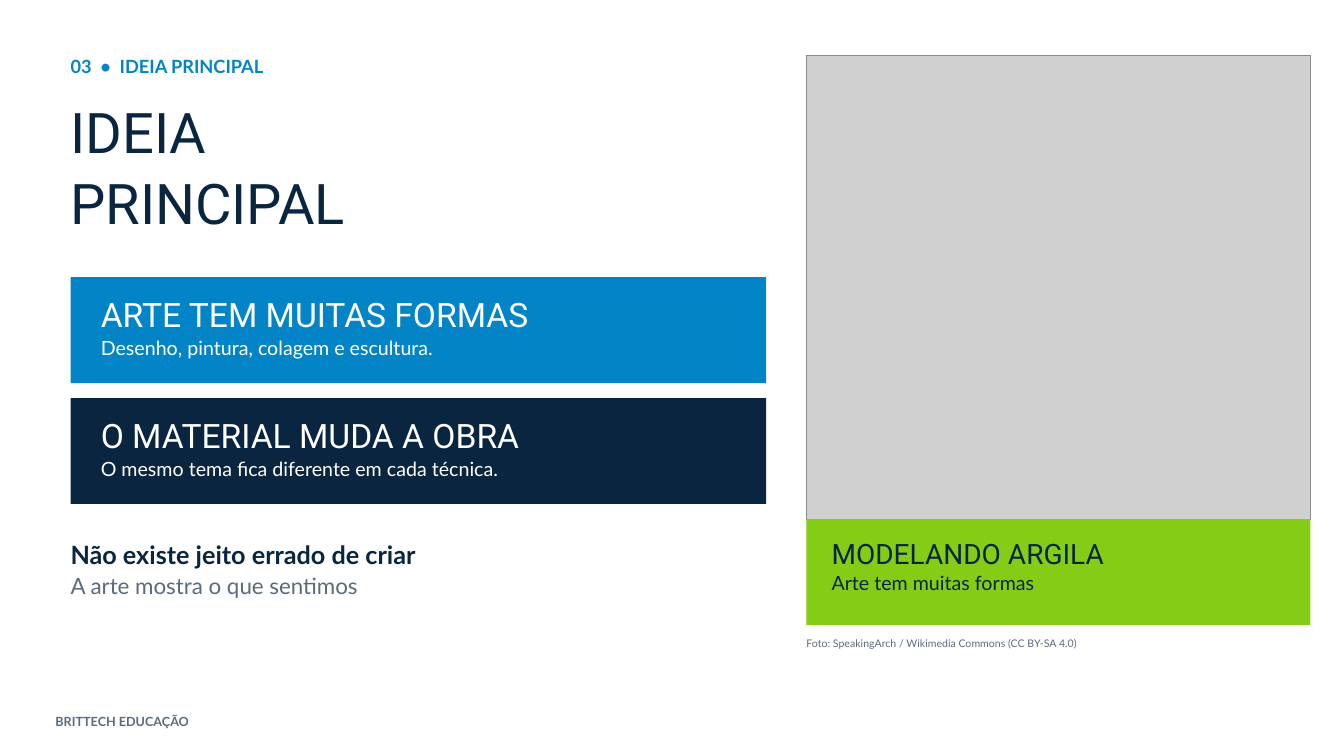
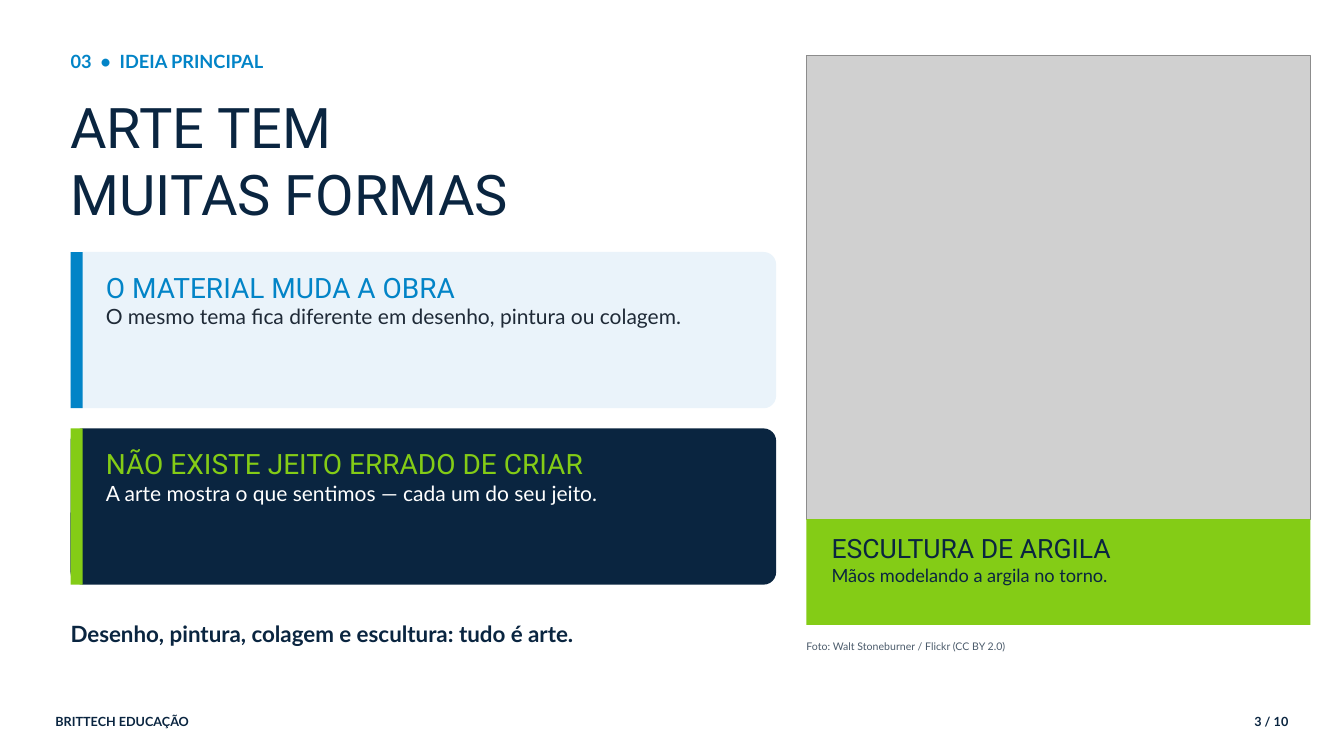
Before and after one commit to thiagollipe-web/brittech-educacao-aulas, a slide deck: slide 3 of fundamental-1/arte-1ano-formas-expressao-artistica.pptx. Drawn at 1344x756 pixels with LibreOffice and Linux fonts; fonts in the diff are those of the drawing; grey boxes stand for pictures. Boxes give left, top, right and bottom in pixels: in the first picture for what was removed or moved away, otherwise in the second. Text is boxed around its words. In the diff, an @@ line names an element or a change of style, - is before the commit and + after.

```diff
--- a/fundamental-1/arte-1ano-formas-expressao-artistica.pptx
+++ b/fundamental-1/arte-1ano-formas-expressao-artistica.pptx
@@ text "03 • IDEIA PRINCIPAL" at [71,54,263,68]: less space between paragraphs @@
@@ text at [71,108,508,216]: text changed; size 14 to 40 pt; font Lato to Roboto @@
-MODELANDO ARGILA
-Arte tem muitas formas
+ARTE TEM
+MUITAS FORMAS
@@ text removed at [71,113,345,225] @@
-IDEIA
-PRINCIPAL
@@ rounded rectangle added at [71,252,776,408], fill #EAF3FA @@
@@ rectangle added at [71,252,83,408], fill #0284C7 @@
@@ rectangle removed at [71,277,766,383] @@
@@ text at [106,277,455,299]: size 24 to 20 pt, text colour #FFFFFF to #0284C7 in "O MATERIAL MUDA A OBRA"; less space between paragraphs @@
@@ text "O MATERIAL MUDA A OBRA": place and size @@
-text "O MATERIAL MUDA A OBRA" at [101,423,519,476]
+text "O MATERIAL MUDA A OBRA" at [106,277,681,328]
@@ text at [106,308,681,328]: text changed; size 14 to 15 pt; text colour #FFFFFF to #1F2A37 @@
-O mesmo tema fica diferente em cada técnica.
+O mesmo tema fica diferente em desenho, pintura ou colagem.
@@ rectangle removed at [71,398,766,504] @@
@@ rounded rectangle added at [71,429,776,585], fill #0A2540 @@
@@ rectangle added at [71,429,83,585], fill #84CC16 @@
@@ text at [106,449,597,505]: text changed; size 18 to 15 pt; text colour #0A2540 to #FFFFFF; bold off @@
-Não existe jeito errado de criar
-A arte mostra o que sentimos
+NÃO EXISTE JEITO ERRADO DE CRIAR
+A arte mostra o que sentimos — cada um do seu jeito.
@@ text added at [832,539,1111,586], 13 pt, text #0A2540 @@
+ESCULTURA DE ARGILA
+Mãos modelando a argila no torno.
@@ text at [71,625,573,646]: text changed; size 14 to 16 pt; text colour #FFFFFF to #0A2540; bold on @@
-ARTE TEM MUITAS FORMAS
-Desenho, pintura, colagem e escultura.
+Desenho, pintura, colagem e escultura: tudo é arte.
@@ text at [806,642,1006,652]: text changed; text colour #5A6B7D to #4B5B6B @@
-Foto: SpeakingArch / Wikimedia Commons (CC BY-SA 4.0)
+Foto: Walt Stoneburner / Flickr (CC BY 2.0)
@@ text "BRITTECH EDUCAÇÃO" at [55,715,189,729]: text colour #5A6B7D to #0A2540; less space between paragraphs @@
@@ text added at [1254,716,1289,726], 9 pt, text #0A2540, bold @@
+3 / 10
```
Also in this commit, not shown: 2 other slides changed, 7 slides added, 5 slides removed, 4 other files.
